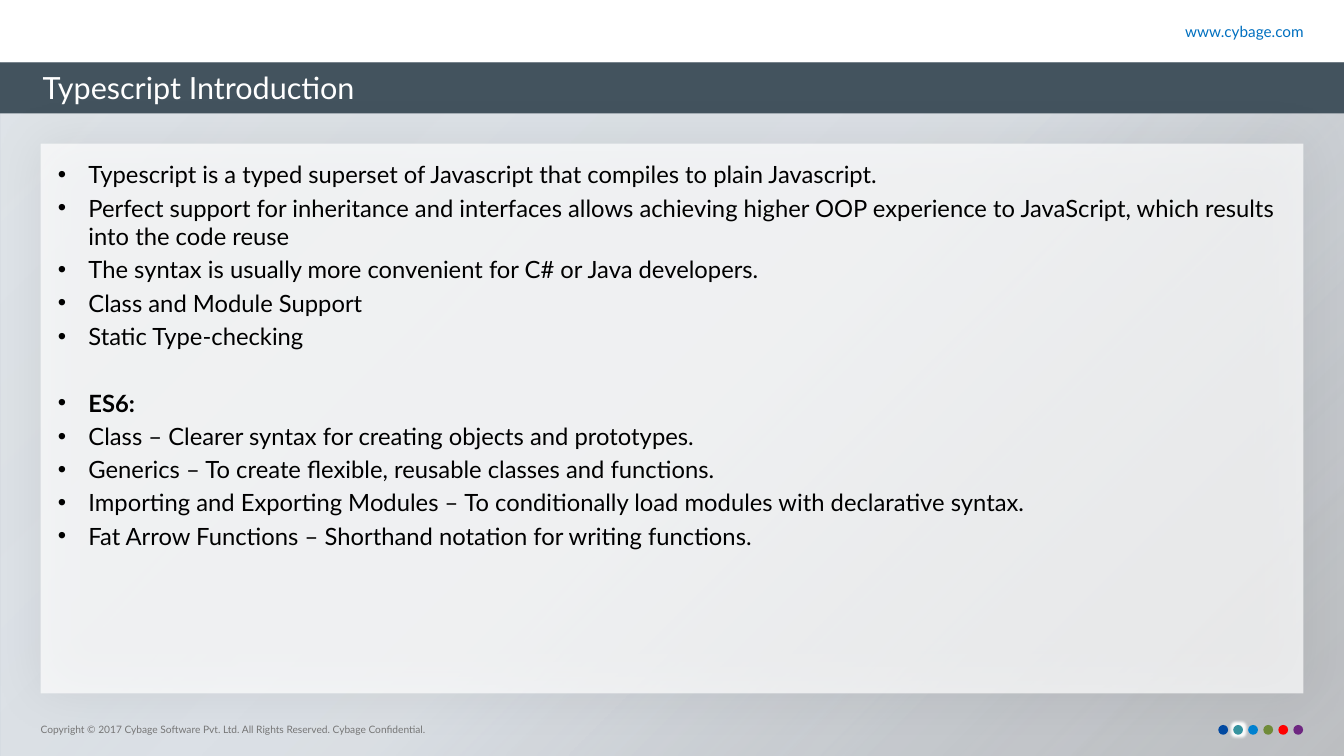
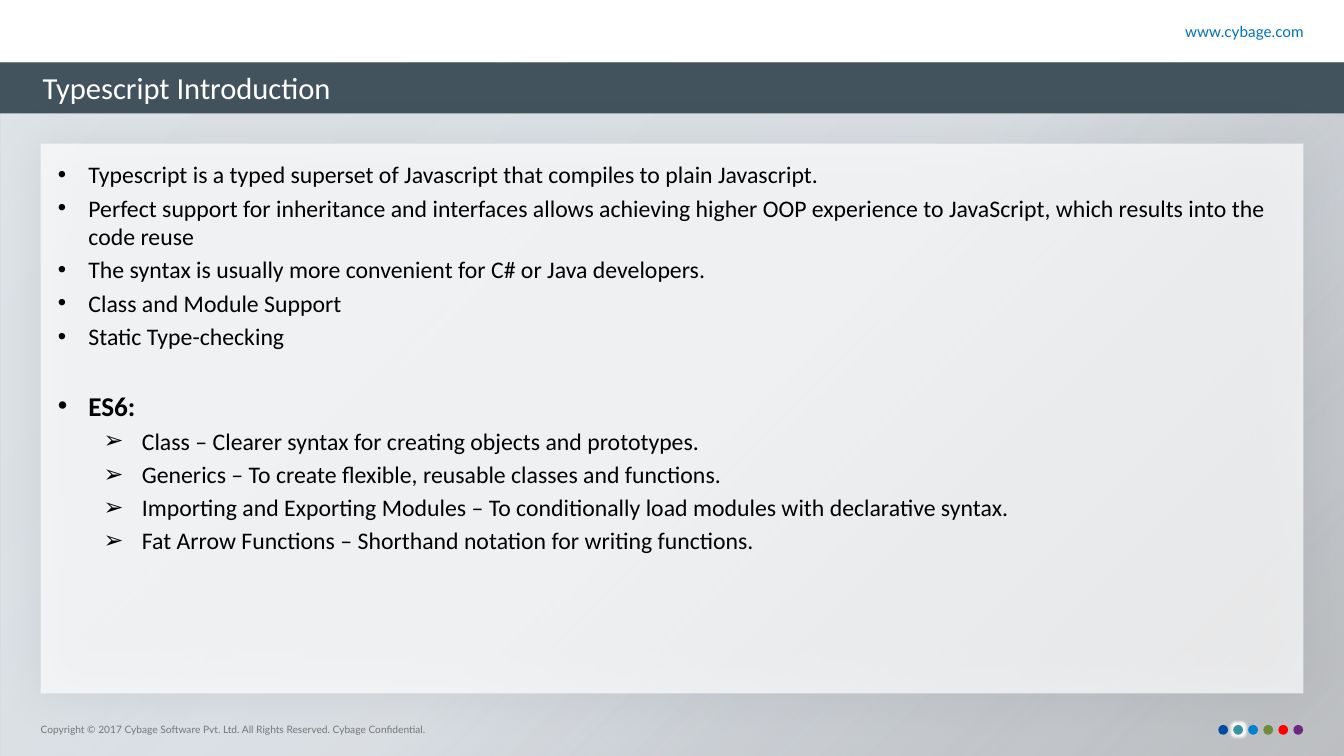
Before and after one commit to nileshpag/ppt, a slide deck: slide 4 of Angular2.pptx. Drawn at 1344x756 pixels with LibreOffice and Linux fonts; fonts in the diff are those of the drawing; background and template pictures are left out. Boxes give left, top, right and bottom in pixels: in the first picture for what was removed or moved away, otherwise in the second. Text is boxed around its words. In the diff, an @@ line names an element or a change of style, - is before the commit and + after.

```diff
--- a/Angular2.pptx
+++ b/Angular2.pptx
@@ title "Typescript Introduction" at (43,78,331,104): font Lato to Calibri @@
@@ text "Typescript is a typed superset ..." at (88,166,1264,553): font Lato to Calibri; size 14 to 16 pt in "ES6:"; bullet • to ➢; list level 1 to 2 in "Class – Clearer syntax for ..."; list level 1 to 2 in "Generics – To create flexible, ..."; list level 1 to 2 in "Importing and Exporting Modules – ..."; list level 1 to 2 in "Fat Arrow Functions – Shorthand ..." @@
```
Also in this commit, not shown: 14 other slides changed, 2 slides removed.
